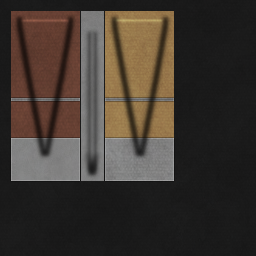
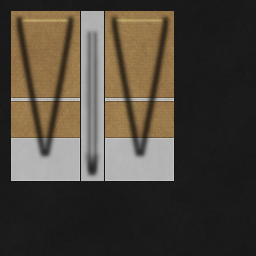
The second w=256, h=256 image is a revision of the first. Changes to its layers:
painted on "macro" over [105, 138, 174, 181]
painted on "micro" over [105, 138, 174, 181]
painted on "b" over [11, 11, 174, 181]
